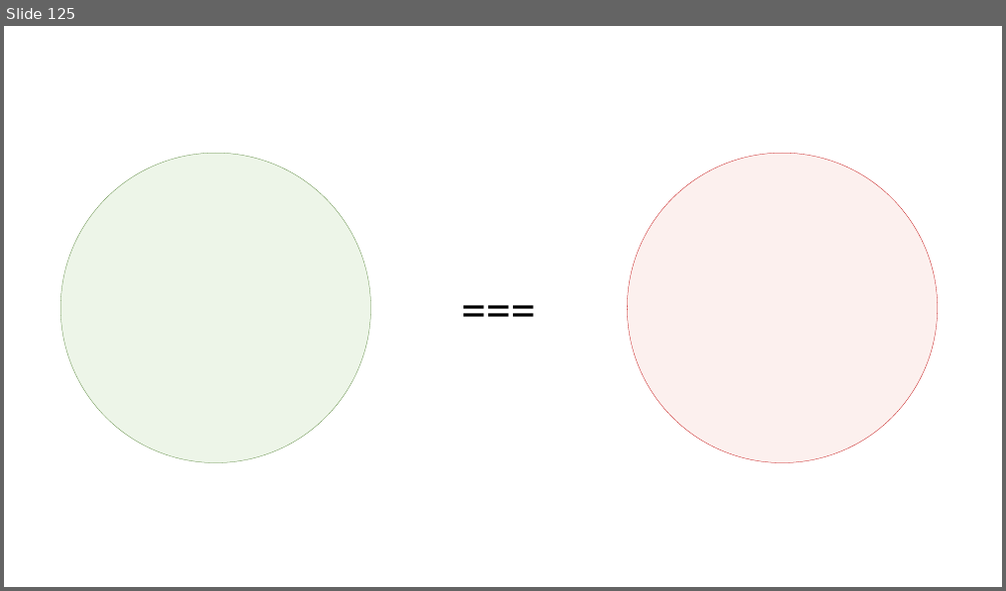
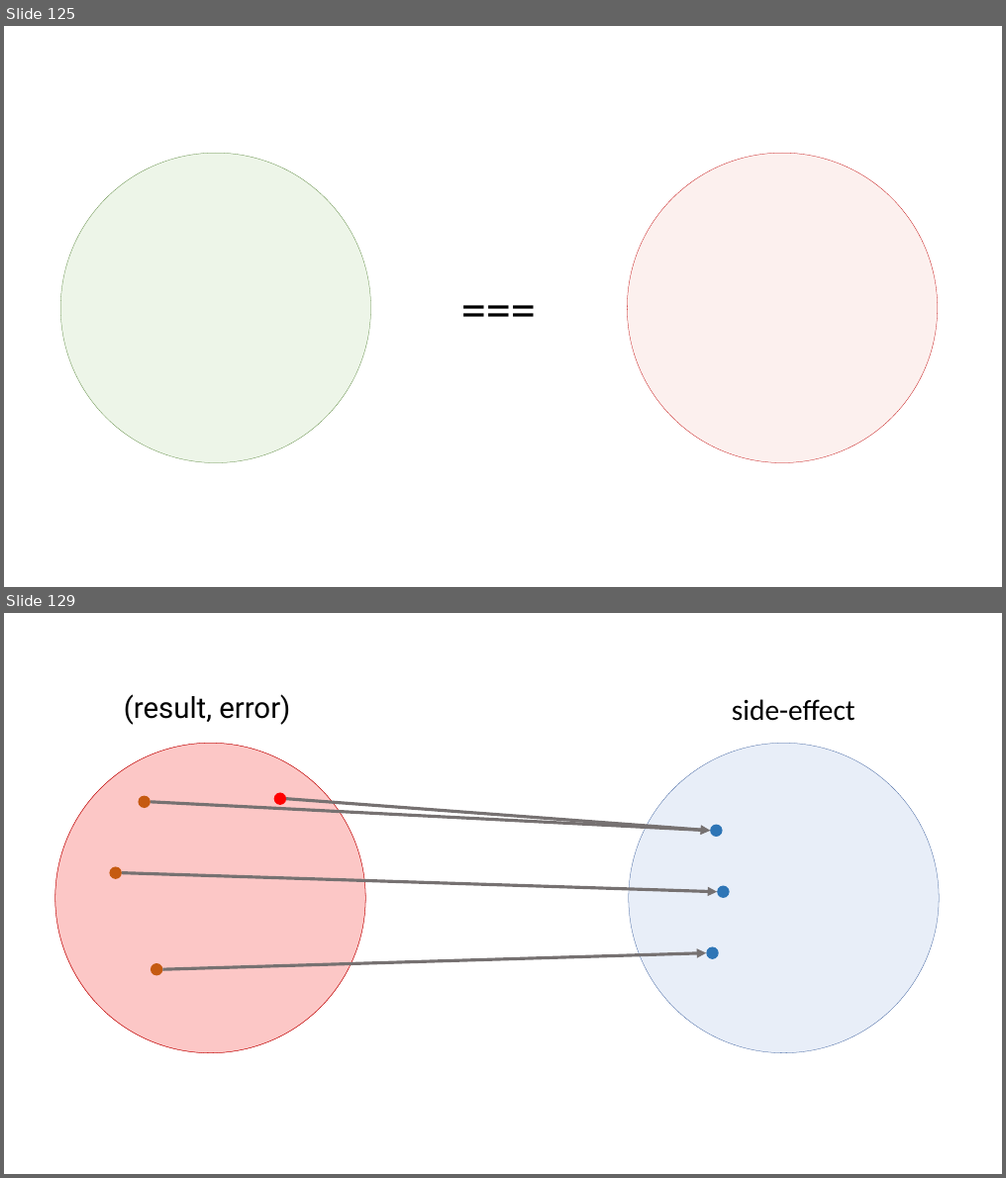
Before and after one commit to rkhaimov/brain-gym, a slide deck: Презентация.pptx. Shown one above the other, each under a label of ours: slide 125 before the commit, slides 125 and 129 after it; the slides between them are not shown. The pictures are 1006x591 and 1006x1178 pixels, drawn with LibreOffice and Linux fonts; fonts in the diff are those of the drawing. Boxes give left, top, right and bottom in pixels: in the first picture for what was removed or moved away, otherwise in the second. Text is boxed around its words. In the diff, an @@ line names an element or a change of style, - is before the commit and + after.

```diff
--- a/Презентация.pptx
+++ b/Презентация.pptx
@@ slide 129 added at (4,613,1002,1174), background #FFFFFF @@
@@ text added at (124,694,290,725), 28 pt, text #000000 @@
+(result, error)
@@ text added at (732,699,855,721), 28 pt, text #000000 @@
+side-effect
@@ ellipse added at (54,744,365,1054), fill #FF0000 at 20% opacity, outline #C00000 0.25 pt @@
@@ ellipse added at (55,744,366,1054), fill #F0B4AE at 20% opacity, outline #C00000 0.25 pt @@
@@ ellipse added at (629,744,939,1054), fill #8FAADC at 20% opacity, outline #2F5597 0.25 pt @@
@@ ellipse added at (138,796,150,808), fill #C55A11 @@
@@ arrow added from (151, 802) to (710, 831), #767171 3 pt @@
@@ ellipse added at (274,792,286,805), fill #FF0000 @@
@@ arrow added from (286, 799) to (710, 831), #767171 3 pt @@
@@ ellipse added at (710,824,722,836), fill #2E75B6 @@
@@ ellipse added at (110,866,122,878), fill #C55A11 @@
@@ arrow added from (122, 872) to (718, 892), #767171 3 pt @@
@@ ellipse added at (718,885,730,897), fill #2E75B6 @@
@@ ellipse added at (151,963,162,975), fill #C55A11 @@
@@ arrow added from (162, 969) to (706, 954), #767171 3 pt @@
@@ ellipse added at (706,947,718,959), fill #2E75B6 @@
```
Also in this commit, not shown: 1 slide changed, 5 other slides added, 1 other file.
